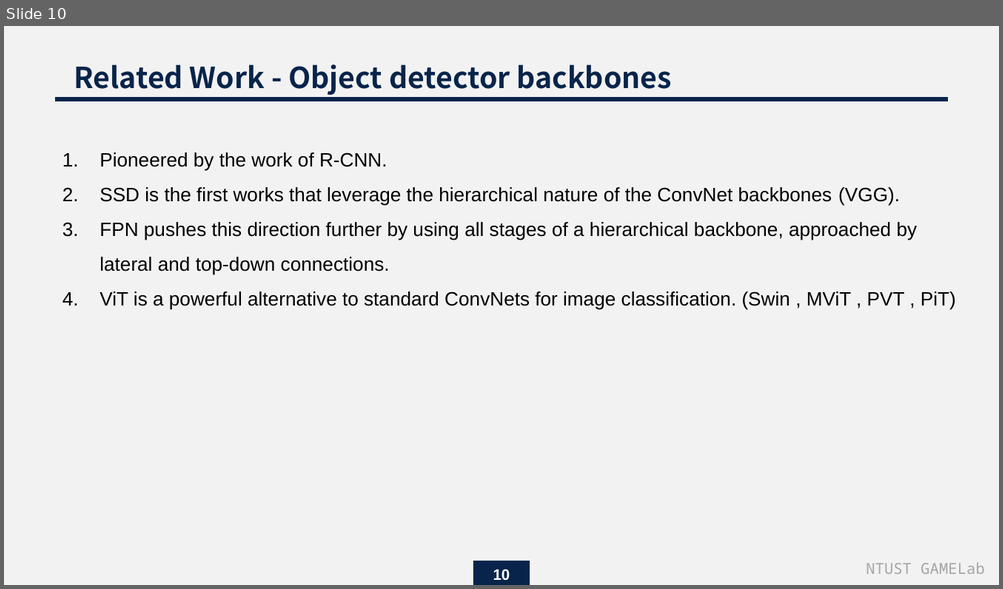
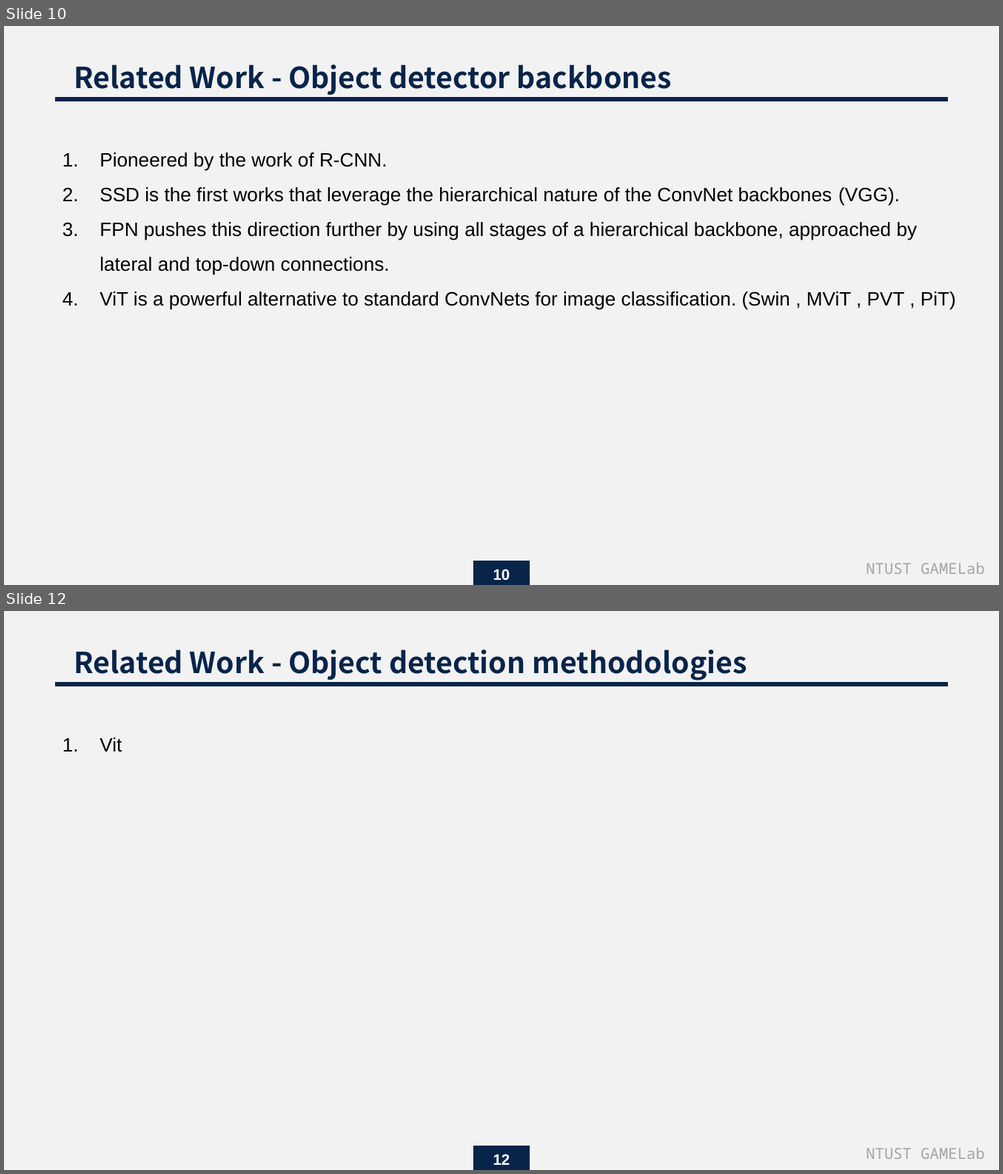
Before and after one commit to endman100/paper-, a slide deck: Exploring Plain Vision Transformer Backbones for Object Detection_M11015039.pptx. Shown one above the other, each under a label of ours: slide 10 before the commit, slides 10 and 12 after it; the slides between them are not shown. The pictures are 1003x589 and 1003x1174 pixels, drawn with LibreOffice and Linux fonts; fonts in the diff are those of the drawing. Boxes give left, top, right and bottom in pixels: in the first picture for what was removed or moved away, otherwise in the second. Text is boxed around its words. In the diff, an @@ line names an element or a change of style, - is before the commit and + after.

```diff
--- a/Exploring Plain Vision Transformer Backbones for Object Detection_M11015039.pptx
+++ b/Exploring Plain Vision Transformer Backbones for Object Detection_M11015039.pptx
@@ slide 12 added at box(4, 611, 999, 1170), background #F2F2F2 @@
@@ text added at box(74, 649, 746, 681), 21 pt, text #08244A, bold @@
+Related Work - Object detection methodologies
@@ line added from (947, 684) to (56, 684), #08244A 3 pt @@
@@ text added at box(99, 738, 122, 752), 14 pt, text #000000 @@
+1. Vit
@@ rectangle added at box(473, 1146, 530, 1170), fill #08244A @@
@@ page number added at box(493, 1154, 510, 1165), 11 pt, text #FFFFFF, bold @@
+12
@@ text added at box(865, 1147, 984, 1159), 11 pt, text #A5A5A5 @@
+NTUST GAMELab
```
Also in this commit, not shown: 1 slide changed, 14 other slides added.
